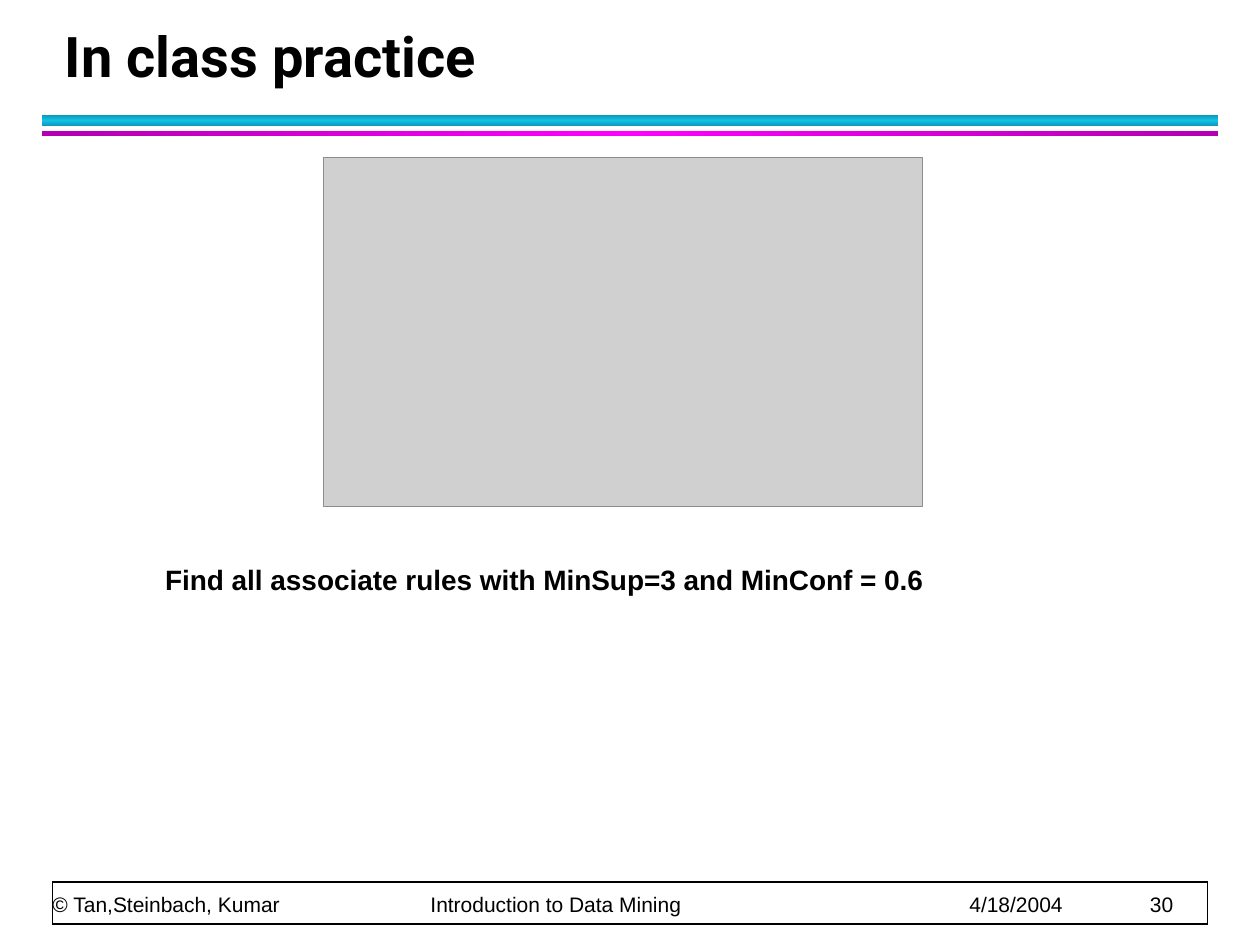
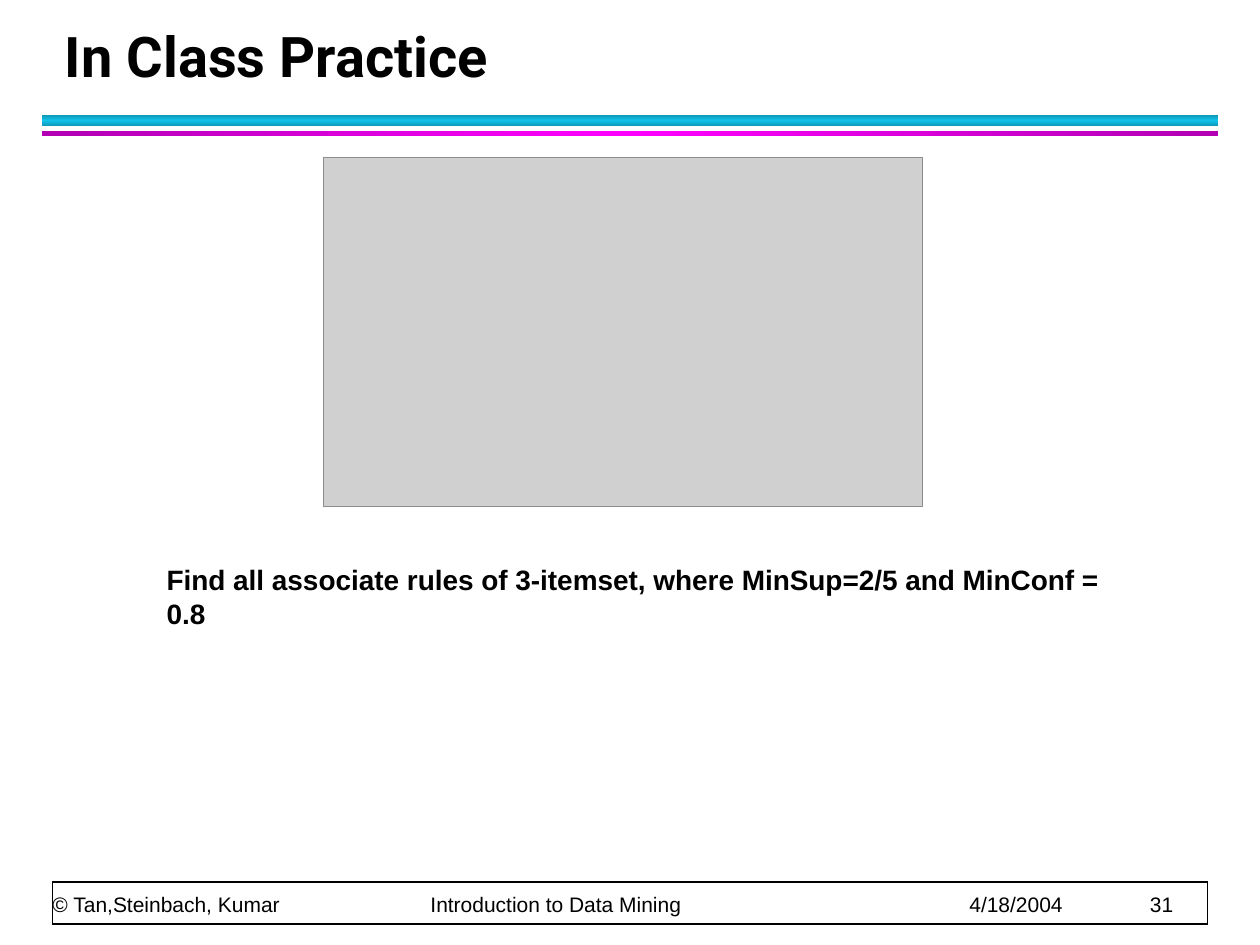
Before and after one commit to CMPT300/CMPT300.github.io, a slide deck: slide 31 of handouts/association/chap6_basic_association_analysis.ppt (slide 30 before the commit). Drawn at 1260x945 pixels with LibreOffice and Linux fonts; fonts in the diff are those of the drawing; grey boxes stand for pictures. Boxes give left, top, right and bottom in pixels: in the first picture for what was removed or moved away, otherwise in the second. Text is boxed around its words. In the diff, an @@ line names an element or a change of style, - is before the commit and + after.

```diff
--- a/handouts/association/chap6_basic_association_analysis.ppt
+++ b/handouts/association/chap6_basic_association_analysis.ppt
@@ title at [65, 35, 488, 78]: text changed @@
-In class practice
+In Class Practice
@@ text at [167, 569, 1075, 625]: text changed @@
-Find all associate rules with MinSup=3 and MinConf = 0.6
+Find all associate rules of 3-itemset, where MinSup=2/5 and MinConf = 0.8
@@ text at [73, 896, 1173, 917]: text changed @@
-© Tan,Steinbach, Kumar Introduction to Data Mining 4/18/2004 30
+© Tan,Steinbach, Kumar Introduction to Data Mining 4/18/2004 31
```
Also in this commit, not shown: 1 slide added, 3 other files.
